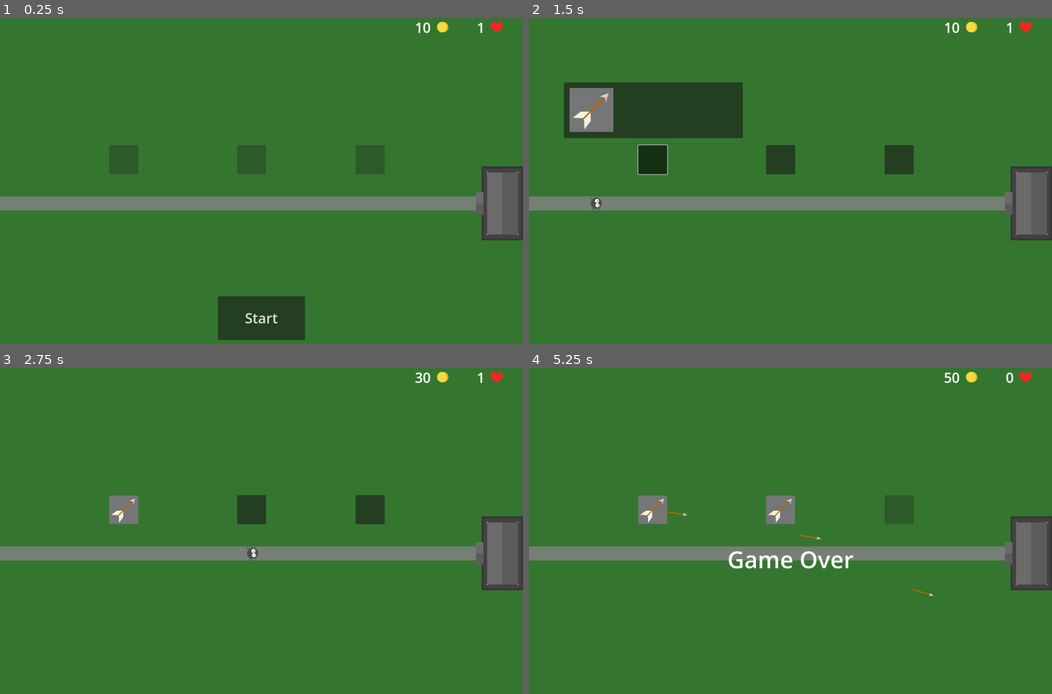
Above: before the commit, frames 1-4 (two rows, left to right).
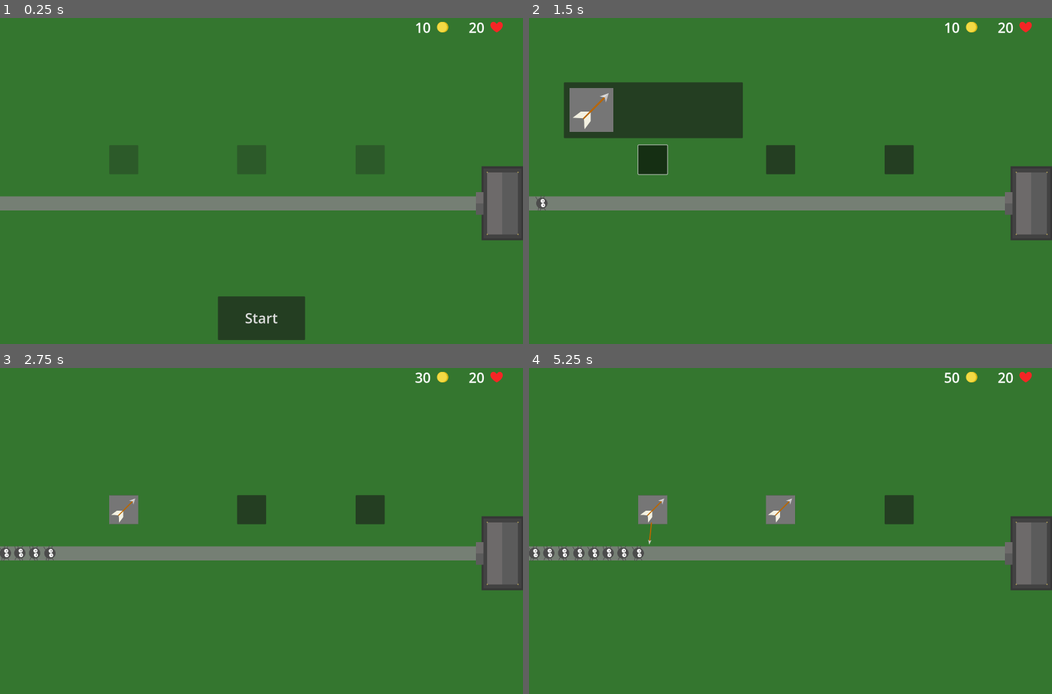
Above: after the commit, the same moments.

Repository: whhuang/tokyo-tower-defense
Game: Godot game, scene res://main.tscn
Same seed, same stepped clock (60 frames per second), same inputs: the game is played once before the commit and once after it.
Inputs (mouse positions are in pixels of both pictures, inside the frame that each line leads up to):
- Up to frame 1 (0.25 s): no input
- Up to frame 2 (1.5 s): click "Start" at 0.5 s; click (654, 158) at 1.27 s
- Up to frame 3 (2.75 s): click (62, 459) at 2 s
- Up to frame 4 (5.25 s): click (654, 508) at 2.75 s; click (654, 508) at 3.5 s; click (780, 508) at 4.27 s; click (717, 459) at 5 s

The runs differ from the first frame. In frame 1, less than 0.1% of the frame differs, in the area x 89-93%, y 1-5%; in frame 2, 0.2%; in frame 3, 0.4%; in frame 4, 1.6%, in the area x 0-93%, y 1-70%.

Commit message:
Egregious bug fixes

Diff:
--- a/arrow.gd
+++ b/arrow.gd
@@ -3,7 +3,8 @@
 
 # Called when the node enters the scene tree for the first time.
 func _ready() -> void:
-	pass # Replace with function body.
+	for invader in get_tree().get_nodes_in_group("invader"):
+		invader.invader_hit.connect(_on_invader_hit)
 
 
 # Called every frame. 'delta' is the elapsed time since the previous frame.
@@ -11,9 +12,9 @@
 	pass
 
 
-#func _on_body_entered(body: Node) -> void:
-	#queue_free()
+func _on_visible_on_screen_notifier_2d_screen_exited() -> void:
+	queue_free()
 
 
-func _on_visible_on_screen_notifier_2d_screen_exited() -> void:
+func _on_invader_hit() -> void:
 	queue_free()
--- a/arrow.tscn
+++ b/arrow.tscn
@@ -8,6 +8,8 @@
 b = Vector2(0, 40)
 
 [node name="Arrow" type="RigidBody2D"]
+collision_layer = 8
+collision_mask = 4
 mass = 0.001
 gravity_scale = 0.0
 script = ExtResource("1_2ndhl")
@@ -22,5 +24,4 @@
 
 [node name="VisibleOnScreenNotifier2D" type="VisibleOnScreenNotifier2D" parent="."]
 
-[connection signal="body_entered" from="." to="." method="_on_body_entered"]
 [connection signal="screen_exited" from="VisibleOnScreenNotifier2D" to="." method="_on_visible_on_screen_notifier_2d_screen_exited"]
--- a/invader.gd
+++ b/invader.gd
@@ -1,11 +1,19 @@
-extends RigidBody2D
+extends Area2D
 
+
+signal invader_hit
 
 # Called when the node enters the scene tree for the first time.
 func _ready() -> void:
+	add_to_group("invaders")
 	$AnimatedSprite2D.play("walk")
 
 
 # Called every frame. 'delta' is the elapsed time since the previous frame.
 func _process(delta: float) -> void:
 	pass
+
+
+func _on_body_entered(body: Node2D) -> void:
+	invader_hit.emit()
+	queue_free()  # TODO: don't delete upon first hit, decrement from health
--- a/invader.tscn
+++ b/invader.tscn
@@ -21,11 +21,9 @@
 "speed": 5.0
 }]
 
-[node name="Invader" type="RigidBody2D"]
-collision_layer = 3
-collision_mask = 3
-mass = 10.0
-gravity_scale = 0.0
+[node name="Invader" type="Area2D"]
+collision_layer = 4
+collision_mask = 10
 script = ExtResource("1_ctdqs")
 
 [node name="CollisionShape2D" type="CollisionShape2D" parent="."]
@@ -36,3 +34,5 @@
 scale = Vector2(0.381148, 0.381147)
 sprite_frames = SubResource("SpriteFrames_cs7wy")
 animation = &"walk"
+
+[connection signal="body_entered" from="." to="." method="_on_body_entered"]
--- a/main.gd
+++ b/main.gd
@@ -34,7 +34,7 @@
 	cash += cash_increment
 
 
-func _on_map_hit() -> void:
+func _on_map_castle_hit() -> void:
 	lives -= 1
 
 
--- a/main.tscn
+++ b/main.tscn
@@ -6,7 +6,6 @@
 
 [node name="Main" type="Node"]
 script = ExtResource("1_0xm2m")
-starting_lives = 1
 
 [node name="ColorRect" type="ColorRect" parent="."]
 anchors_preset = 15
@@ -24,5 +23,5 @@
 [node name="HUD" parent="." instance=ExtResource("5_lquwl")]
 
 [connection signal="timeout" from="CashTimer" to="." method="_on_cash_timer_timeout"]
-[connection signal="hit" from="Map" to="." method="_on_map_hit"]
+[connection signal="castle_hit" from="Map" to="." method="_on_map_castle_hit"]
 [connection signal="start_game" from="HUD" to="." method="new_game"]
--- a/map.gd
+++ b/map.gd
@@ -1,10 +1,10 @@
 extends Node2D
 
 @export var invader_scene: PackedScene
-@export var default_speed = 500.0
+@export var default_speed = 100.0
 
 var current_speed = 0
-signal hit
+signal castle_hit
 
 
 # Called when the node enters the scene tree for the first time.
@@ -13,11 +13,12 @@
 		if child is PlaceTower:
 			child.add_to_group("place_tower")
 			child.set_disabled(true)
-# eren
+
 
 # Called every frame. 'delta' is the elapsed time since the previous frame.
 func _process(delta: float) -> void:
-	$InvaderPath/InvaderPathFollow.progress += current_speed * delta
+	for path_follow in get_tree().get_nodes_in_group("path_follow"):
+		path_follow.progress += current_speed * delta
 
 
 func enable_place_tower_buttons(enable: bool) -> void:
@@ -27,21 +28,30 @@
 
 func new_game() -> void:
 	enable_place_tower_buttons(true)
+	$InvaderSpawnTimer.start()
 
-	# Invader spawning
-	var invader: RigidBody2D = invader_scene.instantiate()
-	$InvaderPath/InvaderPathFollow.add_child(invader)
-	$InvaderPath/InvaderPathFollow.progress = 0
+
+func _on_invader_spawn_timer_timeout() -> void:
+	var path_follow := PathFollow2D.new()
+	$InvaderPath.add_child(path_follow)
+	path_follow.progress = 0
+	path_follow.add_to_group("path_follow")
+
+	var invader: Area2D = invader_scene.instantiate()
+	path_follow.add_child(invader)
 	current_speed = default_speed
 	invader.add_to_group("invader")
 
-func _on_castle_body_entered(body: Node2D) -> void:
-	print("castle hit!")
-	hit.emit()
-	if body.is_in_group("invader"):
-		body.queue_free()
+
+func _on_castle_area_entered(area: Area2D) -> void:
+	print("castle hit by: ", area)
+	castle_hit.emit()
+	if area.is_in_group("invader"):
+		area.queue_free()
 		print("free")
+
 
 func game_over() -> void:
 	current_speed = 0
 	enable_place_tower_buttons(false)
+	$InvaderSpawnTimer.stop()
--- a/map.tscn
+++ b/map.tscn
@@ -28,10 +28,6 @@
 scale = Vector2(1.0211, 1)
 curve = SubResource("Curve2D_wijl4")
 
-[node name="InvaderPathFollow" type="PathFollow2D" parent="InvaderPath"]
-position = Vector2(-1.6529, 680)
-loop = false
-
 [node name="PlaceTower" parent="." instance=ExtResource("1_c7s6e")]
 offset_left = 376.0
 offset_top = 480.0
@@ -51,8 +47,8 @@
 offset_bottom = 580.0
 
 [node name="Castle" type="Area2D" parent="."]
-collision_layer = 3
-collision_mask = 2
+collision_layer = 2
+collision_mask = 4
 
 [node name="Sprite2D" type="Sprite2D" parent="Castle"]
 position = Vector2(1720, 680)
@@ -63,4 +59,8 @@
 position = Vector2(1808, 680)
 shape = SubResource("RectangleShape2D_c7s6e")
 
-[connection signal="body_entered" from="Castle" to="." method="_on_castle_body_entered"]
+[node name="InvaderSpawnTimer" type="Timer" parent="."]
+wait_time = 0.5
+
+[connection signal="area_entered" from="Castle" to="." method="_on_castle_area_entered"]
+[connection signal="timeout" from="InvaderSpawnTimer" to="." method="_on_invader_spawn_timer_timeout"]
